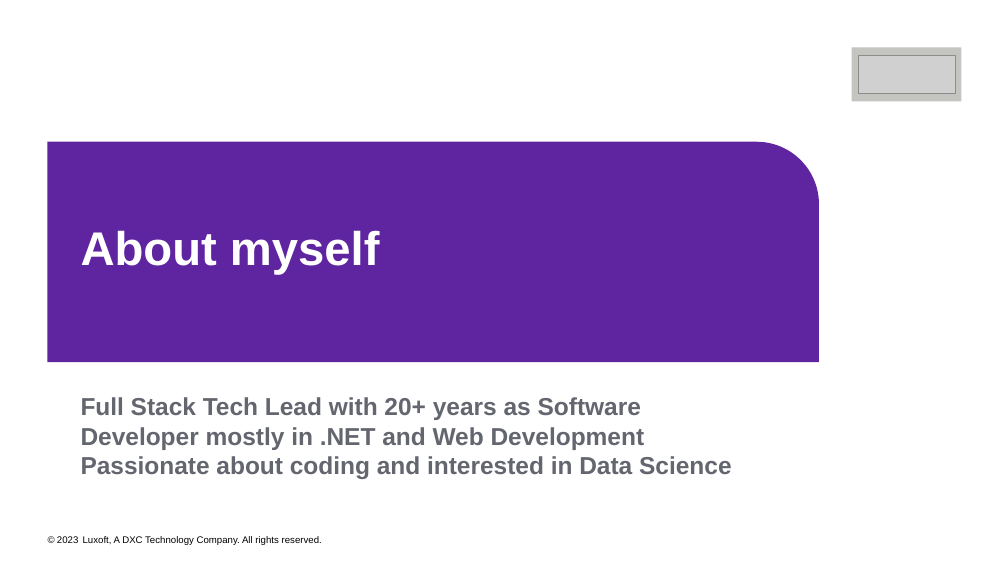
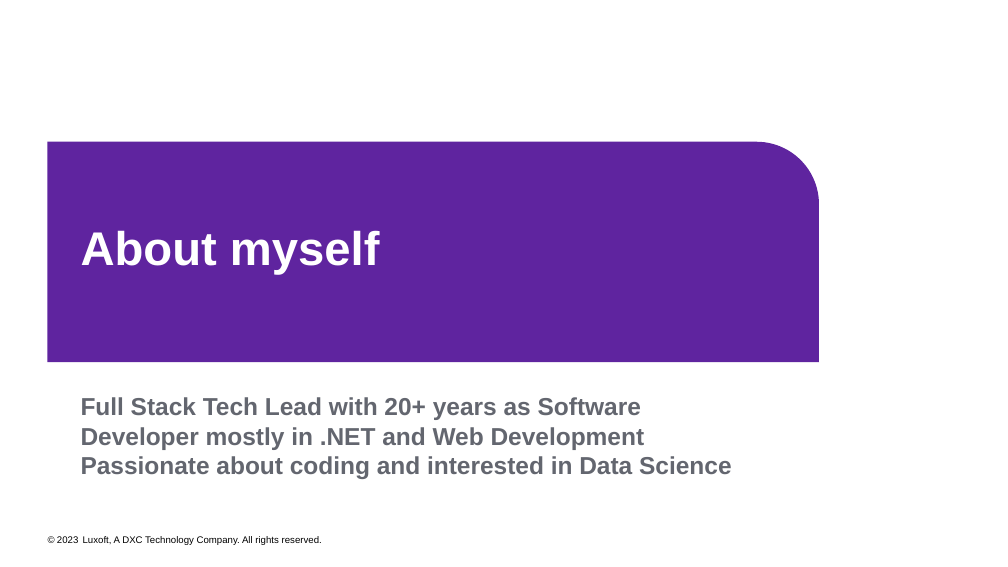
Before and after one commit to dacanetdev/MeetupServiceBusWorkerService, a slide deck: slide 2 of Presentation/MeetupServiceBusWorkerService.pptx. Drawn at 1008x567 pixels with LibreOffice and Linux fonts; fonts in the diff are those of the drawing; grey boxes stand for pictures; background and template pictures are left out. Boxes give left, top, right and bottom in pixels: in the first picture for what was removed or moved away, otherwise in the second. Text is boxed around its words. In the diff, an @@ line names an element or a change of style, - is before the commit and + after.

```diff
--- a/Presentation/MeetupServiceBusWorkerService.pptx
+++ b/Presentation/MeetupServiceBusWorkerService.pptx
@@ rectangle removed at [852, 47, 961, 101] @@
@@ picture removed at [859, 55, 956, 93] @@
```
Also in this commit, not shown: 5 other slides changed, 1 slide added, 1 slide removed, 18 other files.
